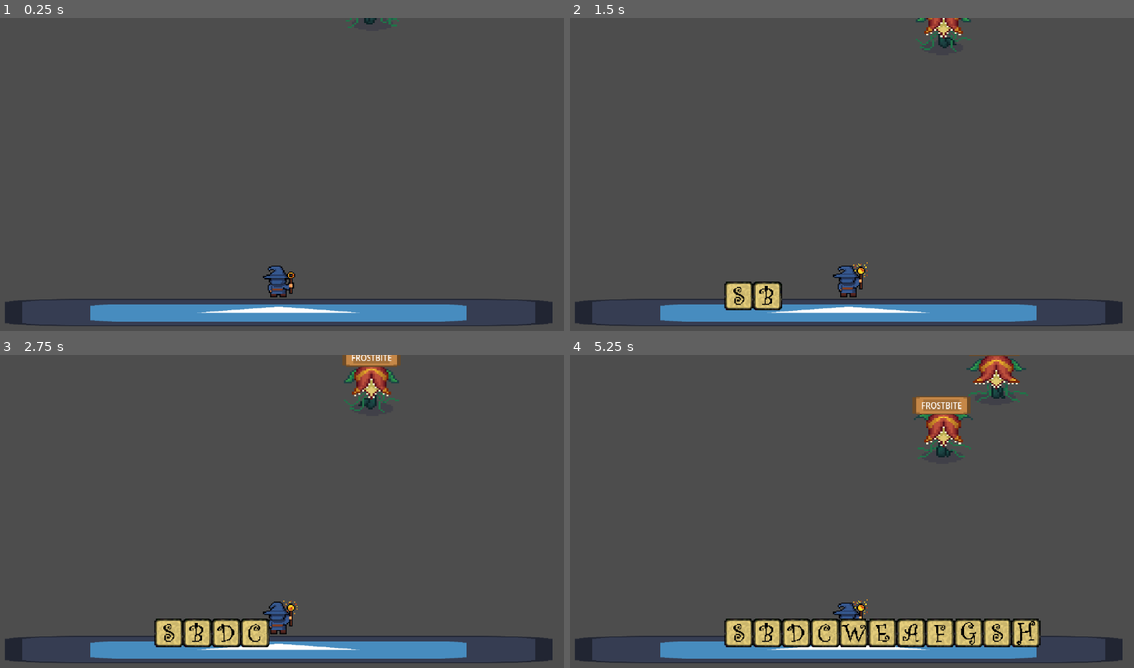
Above: before the commit, frames 1-4 (two rows, left to right).
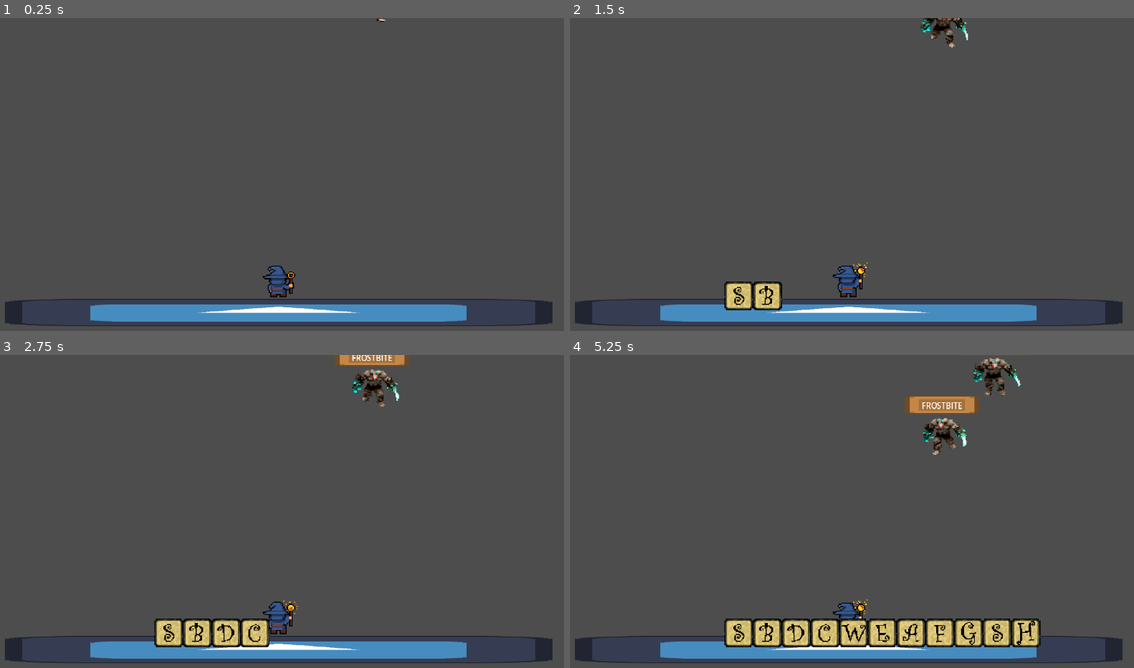
Above: after the commit, the same moments.

Repository: Mark-0909/Type-Wizard-Tower-Defense
Game: Godot game, scene res://nodes/main.tscn
The game is run twice, just before and just after one commit, with the same random seed, the same clock (stepped at 60 frames per second) and the same inputs. The engine's default icon, where the game draws it, is replaced by a stand-in: a white triangle on a blue panel in a dark square.
Inputs:
- Up to frame 1 (0.25 s): no input
- Up to frame 2 (1.5 s): tap Enter at 0.5 s; hold D 0.53-1.28 s; tap Space (Clear) at 0.6 s; hold S from 1.28 s (still down); tap B at 1.35 s
- Up to frame 3 (2.75 s): release S at 2.03 s; hold D from 2.03 s (still down); tap C at 2.1 s
- Up to frame 4 (5.25 s): release D at 2.78 s; hold W 2.78-3.53 s; tap one key every 0.75 s from 2.85 s: E F G H; hold A 3.53-5.03 s; hold S from 5.03 s (still down)

The runs differ from the first frame. In frame 1, 0.1% of the frame differs, in the area x 61-71%, y 0-4%; in frame 2, 0.6%; in frame 3, 1.2%; in frame 4, 2.2%, in the area x 59-82%, y 0-34%.

Commit message:
added golem

Diff:
--- a/nodes/enemy5.tscn
+++ b/nodes/enemy5.tscn
@@ -235,7 +235,7 @@
 scale = Vector2(4.65585, 3.87276)
 sprite_frames = SubResource("SpriteFrames_t3iou")
 autoplay = "default"
-frame_progress = 0.48006
+frame_progress = 0.06292
 
 [node name="RayCast2D" type="RayCast2D" parent="."]
 position = Vector2(0, 63.4477)
--- /dev/null
+++ b/nodes/enemy6.tscn
@@ -0,0 +1,305 @@
+[gd_scene load_steps=43 format=3 uid="uid://cpxunmqwoa0rp"]
+
+[ext_resource type="Script" path="res://scripts/enemy_1.gd" id="1_4dlym"]
+[ext_resource type="Texture2D" uid="uid://468pmctuduqb" path="res://assets/enemy/vampire1/Vampires1_Attack_full.png" id="2_jcgks"]
+[ext_resource type="Texture2D" uid="uid://8r55am24fm1x" path="res://assets/enemy/vampire1/Vampires1_Death_full.png" id="3_ml1ys"]
+[ext_resource type="Texture2D" uid="uid://xd67otuvv8a6" path="res://assets/enemy/vampire1/Vampires1_Run_full.png" id="4_ryo8a"]
+[ext_resource type="Texture2D" uid="uid://bacdhlcg5n8ar" path="res://assets/enemy/vampire1/Vampires1_Idle_full.png" id="5_qwwpg"]
+[ext_resource type="Texture2D" uid="uid://bvjs16alm5n87" path="res://assets/tilemap_packed.png" id="6_6veac"]
+
+[sub_resource type="AtlasTexture" id="AtlasTexture_5e128"]
+atlas = ExtResource("2_jcgks")
+region = Rect2(0, 0, 64, 64)
+
+[sub_resource type="AtlasTexture" id="AtlasTexture_05dsn"]
+atlas = ExtResource("2_jcgks")
+region = Rect2(64, 0, 64, 64)
+
+[sub_resource type="AtlasTexture" id="AtlasTexture_xeykw"]
+atlas = ExtResource("2_jcgks")
+region = Rect2(128, 0, 64, 64)
+
+[sub_resource type="AtlasTexture" id="AtlasTexture_3ak42"]
+atlas = ExtResource("2_jcgks")
+region = Rect2(192, 0, 64, 64)
+
+[sub_resource type="AtlasTexture" id="AtlasTexture_2uwg1"]
+atlas = ExtResource("2_jcgks")
+region = Rect2(256, 0, 64, 64)
+
+[sub_resource type="AtlasTexture" id="AtlasTexture_38hwt"]
+atlas = ExtResource("2_jcgks")
+region = Rect2(320, 0, 64, 64)
+
+[sub_resource type="AtlasTexture" id="AtlasTexture_g8ghm"]
+atlas = ExtResource("2_jcgks")
+region = Rect2(384, 0, 64, 64)
+
+[sub_resource type="AtlasTexture" id="AtlasTexture_4q41r"]
+atlas = ExtResource("2_jcgks")
+region = Rect2(448, 0, 64, 64)
+
+[sub_resource type="AtlasTexture" id="AtlasTexture_p2o87"]
+atlas = ExtResource("2_jcgks")
+region = Rect2(512, 0, 64, 64)
+
+[sub_resource type="AtlasTexture" id="AtlasTexture_4sc05"]
+atlas = ExtResource("2_jcgks")
+region = Rect2(576, 0, 64, 64)
+
+[sub_resource type="AtlasTexture" id="AtlasTexture_lbjfq"]
+atlas = ExtResource("2_jcgks")
+region = Rect2(640, 0, 64, 64)
+
+[sub_resource type="AtlasTexture" id="AtlasTexture_d6r0b"]
+atlas = ExtResource("2_jcgks")
+region = Rect2(704, 0, 64, 64)
+
+[sub_resource type="AtlasTexture" id="AtlasTexture_k151p"]
+atlas = ExtResource("3_ml1ys")
+region = Rect2(0, 0, 64, 64)
+
+[sub_resource type="AtlasTexture" id="AtlasTexture_vtqao"]
+atlas = ExtResource("3_ml1ys")
+region = Rect2(64, 0, 64, 64)
+
+[sub_resource type="AtlasTexture" id="AtlasTexture_qcmu6"]
+atlas = ExtResource("3_ml1ys")
+region = Rect2(128, 0, 64, 64)
+
+[sub_resource type="AtlasTexture" id="AtlasTexture_as86l"]
+atlas = ExtResource("3_ml1ys")
+region = Rect2(192, 0, 64, 64)
+
+[sub_resource type="AtlasTexture" id="AtlasTexture_sifaf"]
+atlas = ExtResource("3_ml1ys")
+region = Rect2(256, 0, 64, 64)
+
+[sub_resource type="AtlasTexture" id="AtlasTexture_yqfqu"]
+atlas = ExtResource("3_ml1ys")
+region = Rect2(320, 0, 64, 64)
+
+[sub_resource type="AtlasTexture" id="AtlasTexture_n3c73"]
+atlas = ExtResource("3_ml1ys")
+region = Rect2(384, 0, 64, 64)
+
+[sub_resource type="AtlasTexture" id="AtlasTexture_r3lud"]
+atlas = ExtResource("3_ml1ys")
+region = Rect2(448, 0, 64, 64)
+
+[sub_resource type="AtlasTexture" id="AtlasTexture_hqwod"]
+atlas = ExtResource("3_ml1ys")
+region = Rect2(640, 0, 64, 64)
+
+[sub_resource type="AtlasTexture" id="AtlasTexture_yjany"]
+atlas = ExtResource("4_ryo8a")
+region = Rect2(0, 0, 64, 64)
+
+[sub_resource type="AtlasTexture" id="AtlasTexture_qdrwk"]
+atlas = ExtResource("4_ryo8a")
+region = Rect2(64, 0, 64, 64)
+
+[sub_resource type="AtlasTexture" id="AtlasTexture_xmjek"]
+atlas = ExtResource("4_ryo8a")
+region = Rect2(128, 0, 64, 64)
+
+[sub_resource type="AtlasTexture" id="AtlasTexture_e14ve"]
+atlas = ExtResource("4_ryo8a")
+region = Rect2(192, 0, 64, 64)
+
+[sub_resource type="AtlasTexture" id="AtlasTexture_n0fun"]
+atlas = ExtResource("4_ryo8a")
+region = Rect2(256, 0, 64, 64)
+
+[sub_resource type="AtlasTexture" id="AtlasTexture_8p6br"]
+atlas = ExtResource("4_ryo8a")
+region = Rect2(320, 0, 64, 64)
+
+[sub_resource type="AtlasTexture" id="AtlasTexture_lurye"]
+atlas = ExtResource("4_ryo8a")
+region = Rect2(384, 0, 64, 64)
+
+[sub_resource type="AtlasTexture" id="AtlasTexture_domc0"]
+atlas = ExtResource("4_ryo8a")
+region = Rect2(448, 0, 64, 64)
+
+[sub_resource type="AtlasTexture" id="AtlasTexture_1t5mp"]
+atlas = ExtResource("5_qwwpg")
+region = Rect2(0, 0, 64, 64)
+
+[sub_resource type="AtlasTexture" id="AtlasTexture_mv18k"]
+atlas = ExtResource("5_qwwpg")
+region = Rect2(64, 0, 64, 64)
+
+[sub_resource type="AtlasTexture" id="AtlasTexture_qj7mm"]
+atlas = ExtResource("5_qwwpg")
+region = Rect2(128, 0, 64, 64)
+
+[sub_resource type="AtlasTexture" id="AtlasTexture_yixnx"]
+atlas = ExtResource("5_qwwpg")
+region = Rect2(192, 0, 64, 64)
+
+[sub_resource type="SpriteFrames" id="SpriteFrames_t3iou"]
+animations = [{
+"frames": [{
+"duration": 1.0,
+"texture": SubResource("AtlasTexture_5e128")
+}, {
+"duration": 1.0,
+"texture": SubResource("AtlasTexture_05dsn")
+}, {
+"duration": 1.0,
+"texture": SubResource("AtlasTexture_xeykw")
+}, {
+"duration": 1.0,
+"texture": SubResource("AtlasTexture_3ak42")
+}, {
+"duration": 1.0,
+"texture": SubResource("AtlasTexture_2uwg1")
+}, {
+"duration": 1.0,
+"texture": SubResource("AtlasTexture_38hwt")
+}, {
+"duration": 1.0,
+"texture": SubResource("AtlasTexture_g8ghm")
+}, {
+"duration": 1.0,
+"texture": SubResource("AtlasTexture_4q41r")
+}, {
+"duration": 1.0,
+"texture": SubResource("AtlasTexture_p2o87")
+}, {
+"duration": 1.0,
+"texture": SubResource("AtlasTexture_4sc05")
+}, {
+"duration": 1.0,
+"texture": SubResource("AtlasTexture_lbjfq")
+}, {
+"duration": 1.0,
+"texture": SubResource("AtlasTexture_d6r0b")
+}],
+"loop": true,
+"name": &"attack",
+"speed": 9.0
+}, {
+"frames": [{
+"duration": 1.0,
+"texture": SubResource("AtlasTexture_k151p")
+}, {
+"duration": 1.0,
+"texture": SubResource("AtlasTexture_vtqao")
+}, {
+"duration": 1.0,
+"texture": SubResource("AtlasTexture_qcmu6")
+}, {
+"duration": 1.0,
+"texture": SubResource("AtlasTexture_as86l")
+}, {
+"duration": 1.0,
+"texture": SubResource("AtlasTexture_sifaf")
+}, {
+"duration": 1.0,
+"texture": SubResource("AtlasTexture_yqfqu")
+}, {
+"duration": 1.0,
+"texture": SubResource("AtlasTexture_n3c73")
+}, {
+"duration": 1.0,
+"texture": SubResource("AtlasTexture_r3lud")
+}, {
+"duration": 1.0,
+"texture": SubResource("AtlasTexture_hqwod")
+}],
+"loop": true,
+"name": &"death",
+"speed": 9.0
+}, {
+"frames": [{
+"duration": 1.0,
+"texture": SubResource("AtlasTexture_yjany")
+}, {
+"duration": 1.0,
+"texture": SubResource("AtlasTexture_qdrwk")
+}, {
+"duration": 1.0,
+"texture": SubResource("AtlasTexture_xmjek")
+}, {
+"duration": 1.0,
+"texture": SubResource("AtlasTexture_e14ve")
+}, {
+"duration": 1.0,
+"texture": SubResource("AtlasTexture_n0fun")
+}, {
+"duration": 1.0,
+"texture": SubResource("AtlasTexture_8p6br")
+}, {
+"duration": 1.0,
+"texture": SubResource("AtlasTexture_lurye")
+}, {
+"duration": 1.0,
+"texture": SubResource("AtlasTexture_domc0")
+}],
+"loop": true,
+"name": &"default",
+"speed": 9.0
+}, {
+"frames": [{
+"duration": 1.0,
+"texture": SubResource("AtlasTexture_1t5mp")
+}, {
+"duration": 1.0,
+"texture": SubResource("AtlasTexture_mv18k")
+}, {
+"duration": 1.0,
+"texture": SubResource("AtlasTexture_qj7mm")
+}, {
+"duration": 1.0,
+"texture": SubResource("AtlasTexture_yixnx")
+}],
+"loop": true,
+"name": &"idle",
+"speed": 9.0
+}]
+
+[sub_resource type="CircleShape2D" id="CircleShape2D_hg4es"]
+radius = 51.5261
+
+[sub_resource type="AtlasTexture" id="AtlasTexture_nr2my"]
+atlas = ExtResource("6_6veac")
+region = Rect2(176, 0, 16, 16)
+
+[node name="vampire1" type="CharacterBody2D" groups=["enemy"]]
+scale = Vector2(2.2955, 2.19078)
+script = ExtResource("1_4dlym")
+
+[node name="AnimatedSprite2D" type="AnimatedSprite2D" parent="."]
+position = Vector2(3.48508, 21.4535)
+scale = Vector2(4.65585, 3.87276)
+sprite_frames = SubResource("SpriteFrames_t3iou")
+animation = &"idle"
+autoplay = "default"
+
+[node name="RayCast2D" type="RayCast2D" parent="."]
+position = Vector2(0, 63.4477)
+target_position = Vector2(-0.435635, 6.84688)
+
+[node name="CollisionShape2D" type="CollisionShape2D" parent="."]
+position = Vector2(0.87127, 15.0631)
+shape = SubResource("CircleShape2D_hg4es")
+
+[node name="TextureRect" type="TextureRect" parent="."]
+offset_left = -79.7212
+offset_top = -98.1386
+offset_right = -39.7212
+offset_bottom = -58.1386
+scale = Vector2(3.95665, 1.09567)
+texture = SubResource("AtlasTexture_nr2my")
+
+[node name="word" type="Label" parent="."]
+offset_left = -53.5831
+offset_top = -90.8352
+offset_right = 40.4169
+offset_bottom = -67.8352
+scale = Vector2(1.10938, 1.3589)
+text = "WORDSSSSS"
+horizontal_alignment = 1
--- /dev/null
+++ b/nodes/enemy7.tscn
@@ -0,0 +1,312 @@
+[gd_scene load_steps=43 format=3 uid="uid://den61ywd5qa03"]
+
+[ext_resource type="Script" path="res://scripts/enemy_1.gd" id="1_baubp"]
+[ext_resource type="Texture2D" uid="uid://bj4p2s3uoyiat" path="res://assets/enemy/golem/BossEnemy_swipe.png" id="2_nq31j"]
+[ext_resource type="Texture2D" uid="uid://baaa46nk5ynci" path="res://assets/enemy/golem/BossEnemy_death.png" id="3_sw4mq"]
+[ext_resource type="Texture2D" uid="uid://cbm27y54vkb8v" path="res://assets/enemy/golem/BossEnemy_walk.png" id="4_ne7at"]
+[ext_resource type="Texture2D" uid="uid://dpaoilasvbfv5" path="res://assets/enemy/golem/BossEnemy_idle.png" id="5_siebg"]
+[ext_resource type="Texture2D" uid="uid://bvjs16alm5n87" path="res://assets/tilemap_packed.png" id="6_s13o2"]
+
+[sub_resource type="AtlasTexture" id="AtlasTexture_5p8rl"]
+atlas = ExtResource("2_nq31j")
+region = Rect2(0, 0, 64, 64)
+
+[sub_resource type="AtlasTexture" id="AtlasTexture_a1fsy"]
+atlas = ExtResource("2_nq31j")
+region = Rect2(64, 0, 64, 64)
+
+[sub_resource type="AtlasTexture" id="AtlasTexture_w3uuw"]
+atlas = ExtResource("2_nq31j")
+region = Rect2(128, 0, 64, 64)
+
+[sub_resource type="AtlasTexture" id="AtlasTexture_qtjtx"]
+atlas = ExtResource("2_nq31j")
+region = Rect2(192, 0, 64, 64)
+
+[sub_resource type="AtlasTexture" id="AtlasTexture_dbmw7"]
+atlas = ExtResource("2_nq31j")
+region = Rect2(256, 0, 64, 64)
+
+[sub_resource type="AtlasTexture" id="AtlasTexture_l8vuk"]
+atlas = ExtResource("2_nq31j")
+region = Rect2(320, 0, 64, 64)
+
+[sub_resource type="AtlasTexture" id="AtlasTexture_a4fex"]
+atlas = ExtResource("2_nq31j")
+region = Rect2(384, 0, 64, 64)
+
+[sub_resource type="AtlasTexture" id="AtlasTexture_wmtx6"]
+atlas = ExtResource("2_nq31j")
+region = Rect2(448, 0, 64, 64)
+
+[sub_resource type="AtlasTexture" id="AtlasTexture_unxuq"]
+atlas = ExtResource("2_nq31j")
+region = Rect2(512, 0, 64, 64)
+
+[sub_resource type="AtlasTexture" id="AtlasTexture_6j3lo"]
+atlas = ExtResource("2_nq31j")
+region = Rect2(576, 0, 64, 64)
+
+[sub_resource type="AtlasTexture" id="AtlasTexture_bon8j"]
+atlas = ExtResource("3_sw4mq")
+region = Rect2(0, 0, 64, 64)
+
+[sub_resource type="AtlasTexture" id="AtlasTexture_kb0bp"]
+atlas = ExtResource("3_sw4mq")
+region = Rect2(128, 0, 64, 64)
+
+[sub_resource type="AtlasTexture" id="AtlasTexture_aimdt"]
+atlas = ExtResource("3_sw4mq")
+region = Rect2(64, 0, 64, 64)
+
+[sub_resource type="AtlasTexture" id="AtlasTexture_jrmpn"]
+atlas = ExtResource("3_sw4mq")
+region = Rect2(192, 0, 64, 64)
+
+[sub_resource type="AtlasTexture" id="AtlasTexture_oxjl5"]
+atlas = ExtResource("3_sw4mq")
+region = Rect2(320, 0, 64, 64)
+
+[sub_resource type="AtlasTexture" id="AtlasTexture_divj8"]
+atlas = ExtResource("3_sw4mq")
+region = Rect2(384, 0, 64, 64)
+
+[sub_resource type="AtlasTexture" id="AtlasTexture_7kqbg"]
+atlas = ExtResource("4_ne7at")
+region = Rect2(0, 192, 64, 64)
+
+[sub_resource type="AtlasTexture" id="AtlasTexture_s6xlj"]
+atlas = ExtResource("4_ne7at")
+region = Rect2(64, 192, 64, 64)
+
+[sub_resource type="AtlasTexture" id="AtlasTexture_0ixjo"]
+atlas = ExtResource("4_ne7at")
+region = Rect2(128, 192, 64, 64)
+
+[sub_resource type="AtlasTexture" id="AtlasTexture_45wn3"]
+atlas = ExtResource("4_ne7at")
+region = Rect2(192, 192, 64, 64)
+
+[sub_resource type="AtlasTexture" id="AtlasTexture_a3wfu"]
+atlas = ExtResource("4_ne7at")
+region = Rect2(256, 192, 64, 64)
+
+[sub_resource type="AtlasTexture" id="AtlasTexture_nj2xo"]
+atlas = ExtResource("4_ne7at")
+region = Rect2(320, 192, 64, 64)
+
+[sub_resource type="AtlasTexture" id="AtlasTexture_anjgd"]
+atlas = ExtResource("4_ne7at")
+region = Rect2(384, 192, 64, 64)
+
+[sub_resource type="AtlasTexture" id="AtlasTexture_i7vf6"]
+atlas = ExtResource("4_ne7at")
+region = Rect2(448, 192, 64, 64)
+
+[sub_resource type="AtlasTexture" id="AtlasTexture_b5df2"]
+atlas = ExtResource("4_ne7at")
+region = Rect2(512, 192, 64, 64)
+
+[sub_resource type="AtlasTexture" id="AtlasTexture_e82mp"]
+atlas = ExtResource("4_ne7at")
+region = Rect2(576, 192, 64, 64)
+
+[sub_resource type="AtlasTexture" id="AtlasTexture_oqcya"]
+atlas = ExtResource("5_siebg")
+region = Rect2(0, 0, 64, 64)
+
+[sub_resource type="AtlasTexture" id="AtlasTexture_tgjqr"]
+atlas = ExtResource("5_siebg")
+region = Rect2(64, 0, 64, 64)
+
+[sub_resource type="AtlasTexture" id="AtlasTexture_1vsgt"]
+atlas = ExtResource("5_siebg")
+region = Rect2(128, 0, 64, 64)
+
+[sub_resource type="AtlasTexture" id="AtlasTexture_0wq5e"]
+atlas = ExtResource("5_siebg")
+region = Rect2(192, 0, 64, 64)
+
+[sub_resource type="AtlasTexture" id="AtlasTexture_tt4w8"]
+atlas = ExtResource("5_siebg")
+region = Rect2(256, 0, 64, 64)
+
+[sub_resource type="AtlasTexture" id="AtlasTexture_l8avq"]
+atlas = ExtResource("5_siebg")
+region = Rect2(320, 0, 64, 64)
+
+[sub_resource type="AtlasTexture" id="AtlasTexture_1a1r1"]
+atlas = ExtResource("5_siebg")
+region = Rect2(384, 0, 64, 64)
+
+[sub_resource type="SpriteFrames" id="SpriteFrames_t3iou"]
+animations = [{
+"frames": [{
+"duration": 1.0,
+"texture": SubResource("AtlasTexture_5p8rl")
+}, {
+"duration": 1.0,
+"texture": SubResource("AtlasTexture_a1fsy")
+}, {
+"duration": 1.0,
+"texture": SubResource("AtlasTexture_w3uuw")
+}, {
+"duration": 1.0,
+"texture": SubResource("AtlasTexture_qtjtx")
+}, {
+"duration": 1.0,
+"texture": SubResource("AtlasTexture_dbmw7")
+}, {
+"duration": 1.0,
+"texture": SubResource("AtlasTexture_l8vuk")
+}, {
+"duration": 1.0,
+"texture": SubResource("AtlasTexture_a4fex")
+}, {
+"duration": 1.0,
+"texture": SubResource("AtlasTexture_wmtx6")
+}, {
+"duration": 1.0,
+"texture": SubResource("AtlasTexture_unxuq")
+}, {
+"duration": 1.0,
+"texture": SubResource("AtlasTexture_6j3lo")
+}],
+"loop": true,
+"name": &"attack",
+"speed": 9.0
+}, {
+"frames": [{
+"duration": 1.0,
+"texture": SubResource("AtlasTexture_bon8j")
+}, {
+"duration": 1.0,
+"texture": SubResource("AtlasTexture_kb0bp")
+}, {
+"duration": 1.0,
+"texture": SubResource("AtlasTexture_aimdt")
+}, {
+"duration": 1.0,
+"texture": SubResource("AtlasTexture_kb0bp")
+}, {
+"duration": 1.0,
+"texture": SubResource("AtlasTexture_aimdt")
+}, {
+"duration": 1.0,
+"texture": SubResource("AtlasTexture_jrmpn")
+}, {
+"duration": 1.0,
+"texture": SubResource("AtlasTexture_oxjl5")
+}, {
+"duration": 1.0,
+"texture": SubResource("AtlasTexture_divj8")
+}],
+"loop": true,
+"name": &"death",
+"speed": 9.0
+}, {
+"frames": [{
+"duration": 1.0,
+"texture": SubResource("AtlasTexture_7kqbg")
+}, {
+"duration": 1.0,
+"texture": SubResource("AtlasTexture_s6xlj")
+}, {
+"duration": 1.0,
+"texture": SubResource("AtlasTexture_0ixjo")
+}, {
+"duration": 1.0,
+"texture": SubResource("AtlasTexture_45wn3")
+}, {
+"duration": 1.0,
+"texture": SubResource("AtlasTexture_a3wfu")
+}, {
+"duration": 1.0,
+"texture": SubResource("AtlasTexture_nj2xo")
+}, {
+"duration": 1.0,
+"texture": SubResource("AtlasTexture_anjgd")
+}, {
+"duration": 1.0,
+"texture": SubResource("AtlasTexture_i7vf6")
+}, {
+"duration": 1.0,
+"texture": SubResource("AtlasTexture_b5df2")
+}, {
+"duration": 1.0,
+"texture": SubResource("AtlasTexture_e82mp")
+}],
+"loop": true,
+"name": &"default",
+"speed": 9.0
+}, {
+"frames": [{
+"duration": 1.0,
+"texture": SubResource("AtlasTexture_oqcya")
+}, {
+"duration": 1.0,
+"texture": SubResource("AtlasTexture_tgjqr")
+}, {
+"duration": 1.0,
+"texture": SubResource("AtlasTexture_1vsgt")
+}, {
+"duration": 1.0,
+"texture": SubResource("AtlasTexture_0wq5e")
+}, {
+"duration": 1.0,
+"texture": SubResource("AtlasTexture_tt4w8")
+}, {
+"duration": 1.0,
+"texture": SubResource("AtlasTexture_l8avq")
+}, {
+"duration": 1.0,
+"texture": SubResource("AtlasTexture_1a1r1")
+}],
+"loop": true,
+"name": &"idle",
+"speed": 9.0
+}]
+
+[sub_resource type="CircleShape2D" id="CircleShape2D_hg4es"]
+radius = 51.5261
+
+[sub_resource type="AtlasTexture" id="AtlasTexture_nr2my"]
+atlas = ExtResource("6_s13o2")
+region = Rect2(176, 0, 16, 16)
+
+[node name="golem" type="CharacterBody2D" groups=["enemy"]]
+scale = Vector2(2.2955, 2.19078)
+script = ExtResource("1_baubp")
+
+[node name="AnimatedSprite2D" type="AnimatedSprite2D" parent="."]
+position = Vector2(-3.69925, -12.9154)
+scale = Vector2(2.67518, 2.13545)
+sprite_frames = SubResource("SpriteFrames_t3iou")
+animation = &"death"
+autoplay = "default"
+frame_progress = 0.258915
+
+[node name="RayCast2D" type="RayCast2D" parent="."]
+position = Vector2(0, 63.4477)
+target_position = Vector2(-0.435635, 6.84688)
+
+[node name="CollisionShape2D" type="CollisionShape2D" parent="."]
+position = Vector2(-2.39235, -5.15559)
+shape = SubResource("CircleShape2D_hg4es")
+
+[node name="TextureRect" type="TextureRect" parent="."]
+offset_left = -84.5132
+offset_top = -98.1386
+offset_right = -44.5132
+offset_bottom = -58.1386
+scale = Vector2(4.20061, 1.09567)
+texture = SubResource("AtlasTexture_nr2my")
+
+[node name="word" type="Label" parent="."]
+offset_left = -58.3751
+offset_top = -90.8352
+offset_right = 44.6249
+offset_bottom = -67.8352
+scale = Vector2(1.10938, 1.3589)
+text = "WORDSSSSSS"
+horizontal_alignment = 1
--- a/scripts/main.gd
+++ b/scripts/main.gd
@@ -23,7 +23,7 @@
 var velocity:float = 100.0
 
 # Enemies
-const ENEMY_1 = preload("res://nodes/enemy5.tscn")
+const ENEMY_1 = preload("res://nodes/enemy7.tscn")
 
 @onready var game_manager: Node = $GameManager
 @onready var typing_container: Control = $Typingcontainer
Binary file added: assets/enemy/golem/BossEnemy_death.png
Not shown, added: assets/enemy/golem/BossEnemy_death.png.import
Binary file added: assets/enemy/golem/BossEnemy_idle.png
Not shown, added: assets/enemy/golem/BossEnemy_idle.png.import
Binary file added: assets/enemy/golem/BossEnemy_swipe.png
Not shown, added: assets/enemy/golem/BossEnemy_swipe.png.import
Binary file added: assets/enemy/golem/BossEnemy_walk.png
Not shown, added: assets/enemy/golem/BossEnemy_walk.png.import
Binary file added: assets/enemy/vampire1/Vampires1_Attack_full.png
Not shown, added: assets/enemy/vampire1/Vampires1_Attack_full.png.import
Binary file added: assets/enemy/vampire1/Vampires1_Death_full.png
Not shown, added: assets/enemy/vampire1/Vampires1_Death_full.png.import
(and 4 more such lines)
